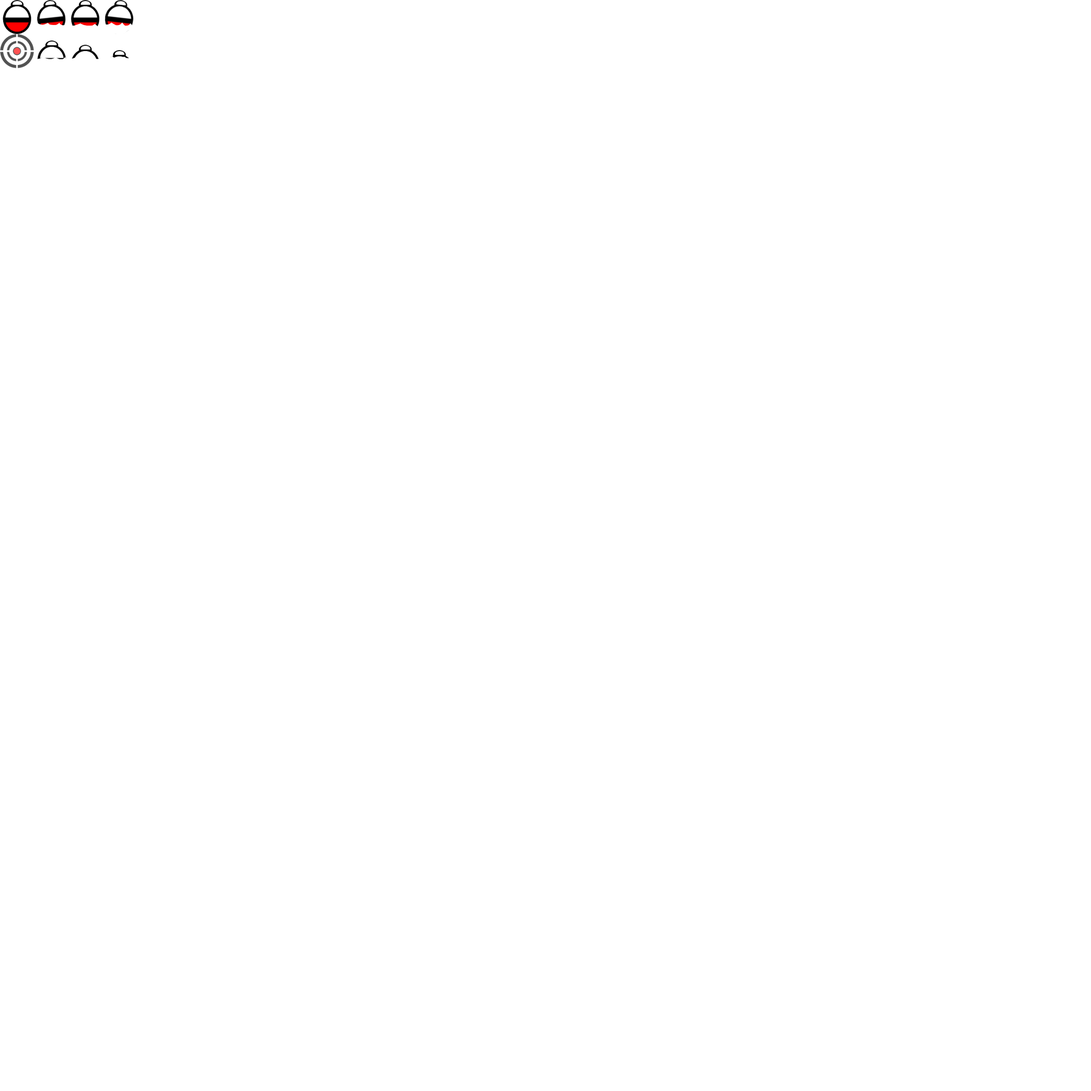
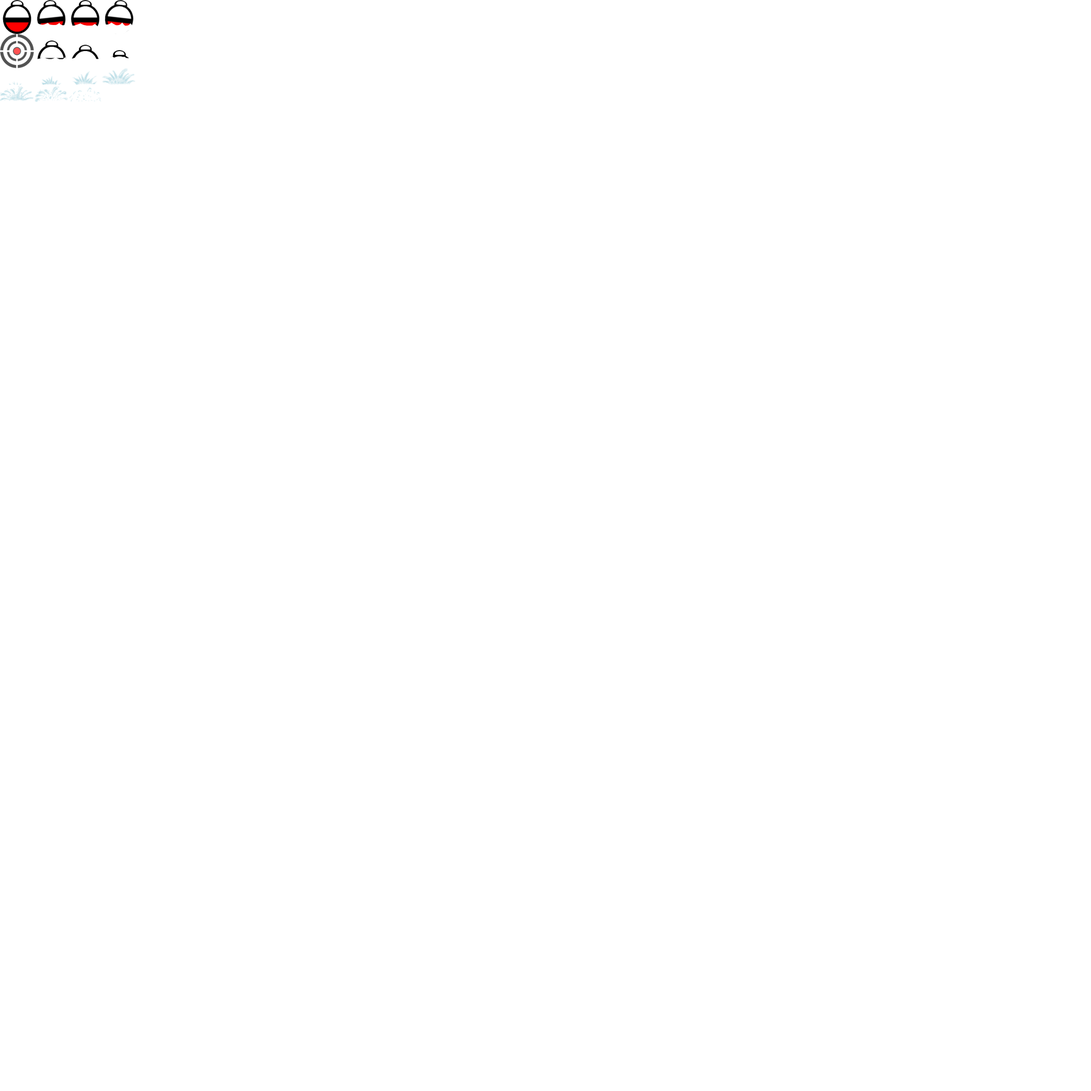
Layered file, before and after one edit (w=1091, h=1091). Changes by layer:
added layer "Splash" above "Bobber" over [0, 68, 136, 102]
